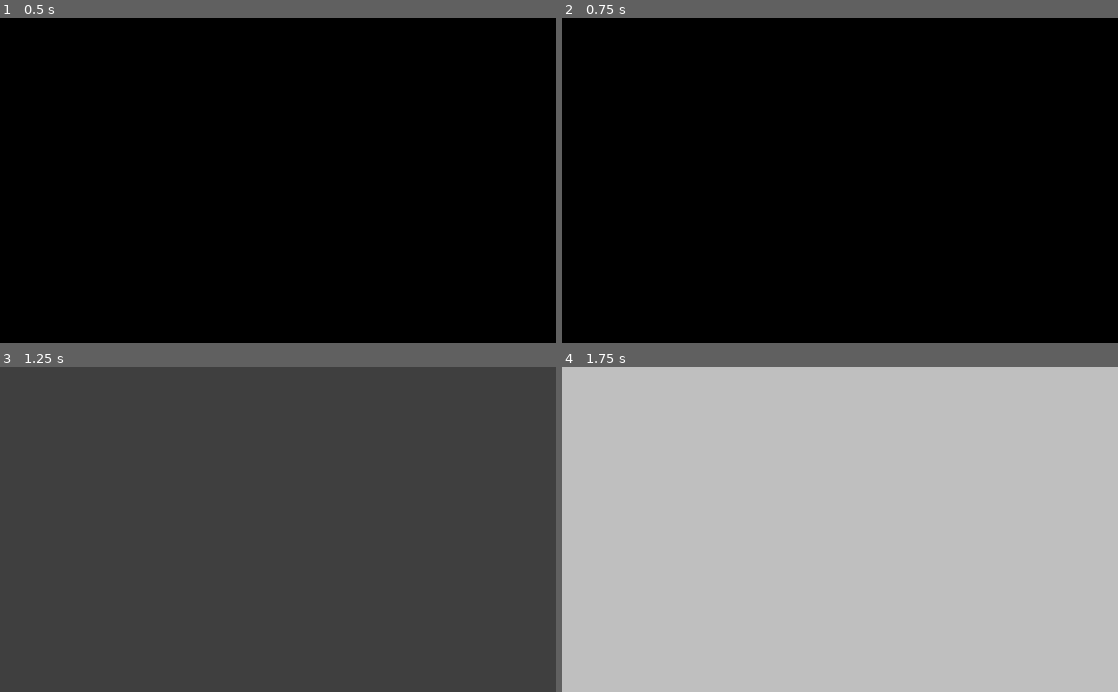
Above: before the commit, frames 1-4 (two rows, left to right).
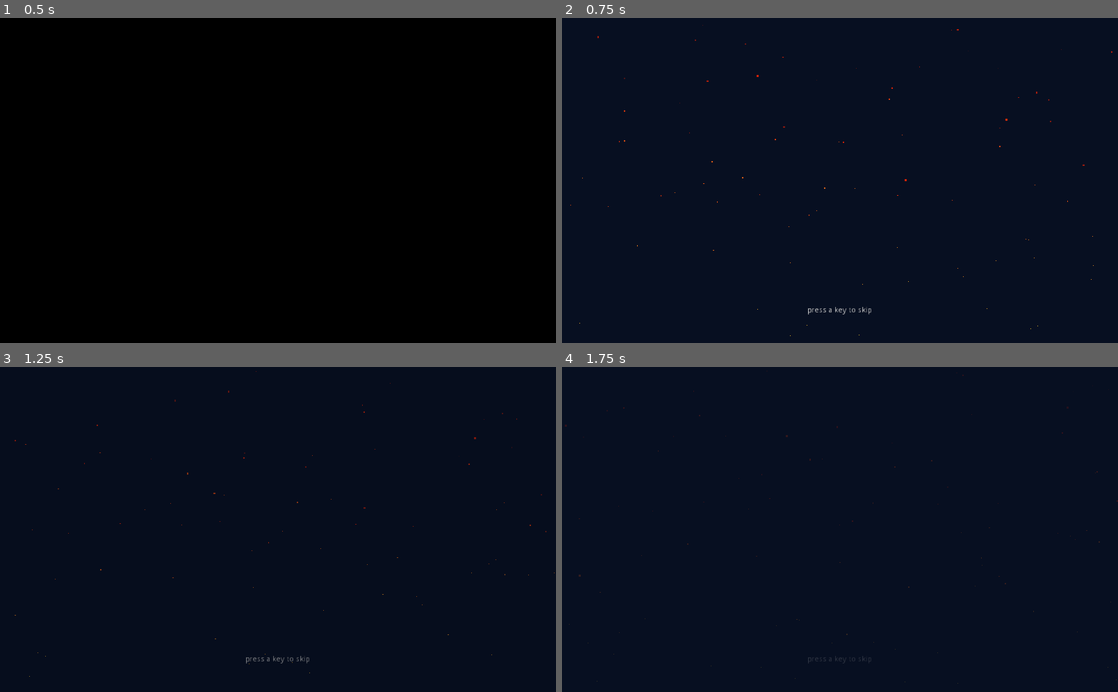
Above: after the commit, the same moments.

Repository: skarnl/godot--gwj31
Game: Godot game, scene res://screens/splash.tscn
Two runs of this game, one before a commit and one after it. Both use one fixed random seed, a clock stepped at 60 frames per second and the inputs below.
Inputs (mouse positions are in pixels of both pictures, inside the frame that each line leads up to):
- Up to frame 1 (0.5 s): no input
- Up to frame 2 (0.75 s): tap A (move_left) at 0.5 s; move the mouse to (962, 164) at 0.52 s; hold D (move_right) from 0.53 s (still down); hold E (interact) from 0.53 s (still down)
- Up to frame 3 (1.25 s): keep holding D (move_right); keep holding E (interact)
- Up to frame 4 (1.75 s): tap A (move_left) at 1.25 s; move the mouse to (728, 545) at 1.27 s; release D (move_right) at 1.28 s; release E (interact) at 1.28 s; hold S (move_backward) from 1.28 s (still down); tap E (interact) at 1.35 s

Frame 1 is identical in both runs. In frame 2, 100% of the frame differs, in the area x 0-100%, y 0-100%; in frame 3, 100%; in frame 4, 100%.

Commit message:
Add option to skip intro sequence

Diff:
--- a/screens/splash.gd
+++ b/screens/splash.gd
@@ -17,11 +17,22 @@
 	title_node.text = game_title
 
 
+
 func intro() -> void:
 	animation.play("forefade")
 	yield(animation, "animation_finished")
 	animation.play("default")
 	yield(animation, "animation_finished")
+
+	_fade_to_main_menu()
+
+
+func _input(event: InputEvent) -> void:
+	if event.is_pressed():
+		_fade_to_main_menu()
+
+
+func _fade_to_main_menu() -> void:
 	animation.play("fadeout")
 	yield(animation, "animation_finished")
 	Game.transition_to(Game.GameState.MAIN_MENU)
--- a/screens/splash.tscn
+++ b/screens/splash.tscn
@@ -128,20 +128,31 @@
 
 [node name="Title" type="Label" parent="VBoxContainer"]
 modulate = Color( 1, 1, 1, 0 )
-margin_top = -80.0
+margin_top = 58.0
 margin_right = 700.0
-margin_bottom = 15.0
+margin_bottom = 153.0
 custom_fonts/font = SubResource( 1 )
 text = "6"
 align = 1
 
 [node name="TextureRect" type="TextureRect" parent="VBoxContainer"]
 modulate = Color( 1, 1, 1, 0 )
-margin_left = -80.0
-margin_top = 99.0
-margin_right = 620.0
-margin_bottom = 299.0
+margin_top = 157.0
+margin_right = 700.0
+margin_bottom = 357.0
 texture = ExtResource( 2 )
+
+[node name="skipLabel" type="Label" parent="."]
+anchor_top = 1.0
+anchor_right = 1.0
+anchor_bottom = 1.0
+margin_top = -66.6172
+margin_bottom = -52.6172
+text = "press a key to skip"
+align = 1
+__meta__ = {
+"_edit_use_anchors_": false
+}
 
 [node name="Embers" type="CPUParticles2D" parent="."]
 position = Vector2( 0, 600 )
Not shown: 3 places in screens/splash.tscn that only renumber resources
